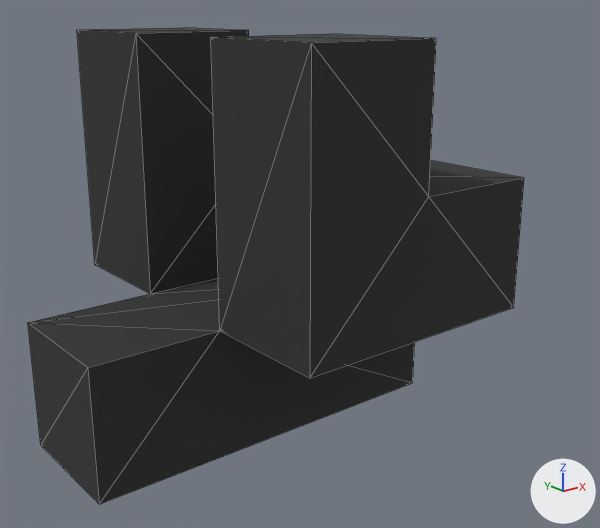
Before and after pictures for a commit that changed the FBX model res/voxel/characters/bat/obj/fbx/bat_1_walk.fbx.
One viewpoint serves both versions: a 50 mm camera at (-2.98, -4.63, 5.2) aimed at (0.84, 0.15, 3.29). The axes (+X, +Y, +Z) are drawn at lower right. The lights are the same throughout. Mesh edges are drawn as thin lines. Where no turn or scale is listed for an object, it has been applied to the vertices. Vertices at the same position are counted once.

The first picture shows 'walk'.
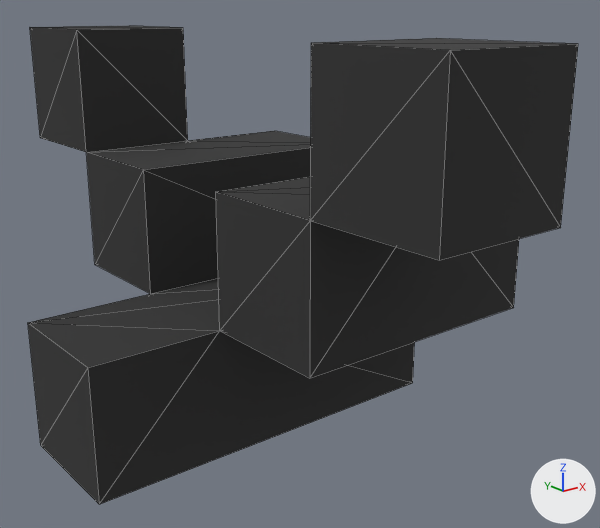
The change, as a list of edits to the scene's bpy script:
```text
Change me_walk:
    used by ob_walk; location = (0.0, 0.0, 0.0)
    remove me_walk.from_pydata(...)  # 30 vertices, 56 faces; spans x -1.0..2.0, y -1.0..2.0, z 2.0..5.0
    add me_walk.from_pydata(...)  # 36 vertices, 68 faces; spans x -1.0..2.0, y -2.0..3.0, z 2.0..5.0
    me_walk part 1
    6 vertices are removed from x 0.0..1.0, y 0.0..1.0, z 4.0..5.0
    27 faces are deleted
    12 vertices are added at x 0.0..1.0, y -2.0..3.0, z 4.0..5.0
    39 new faces join them
```

Where the change shows, as pixel boxes [x1, y1, x2, y2] in the pictures (600 x 528 px; the box of a moved part takes in the faces that stretch with it):
'walk', reshaped (11% wider)
    before: [28, 28, 524, 504]
    after: [28, 25, 578, 504]
part 1 of me_walk, moved or reshaped
    before: [77, 28, 523, 331]
    after: [30, 25, 578, 331]
